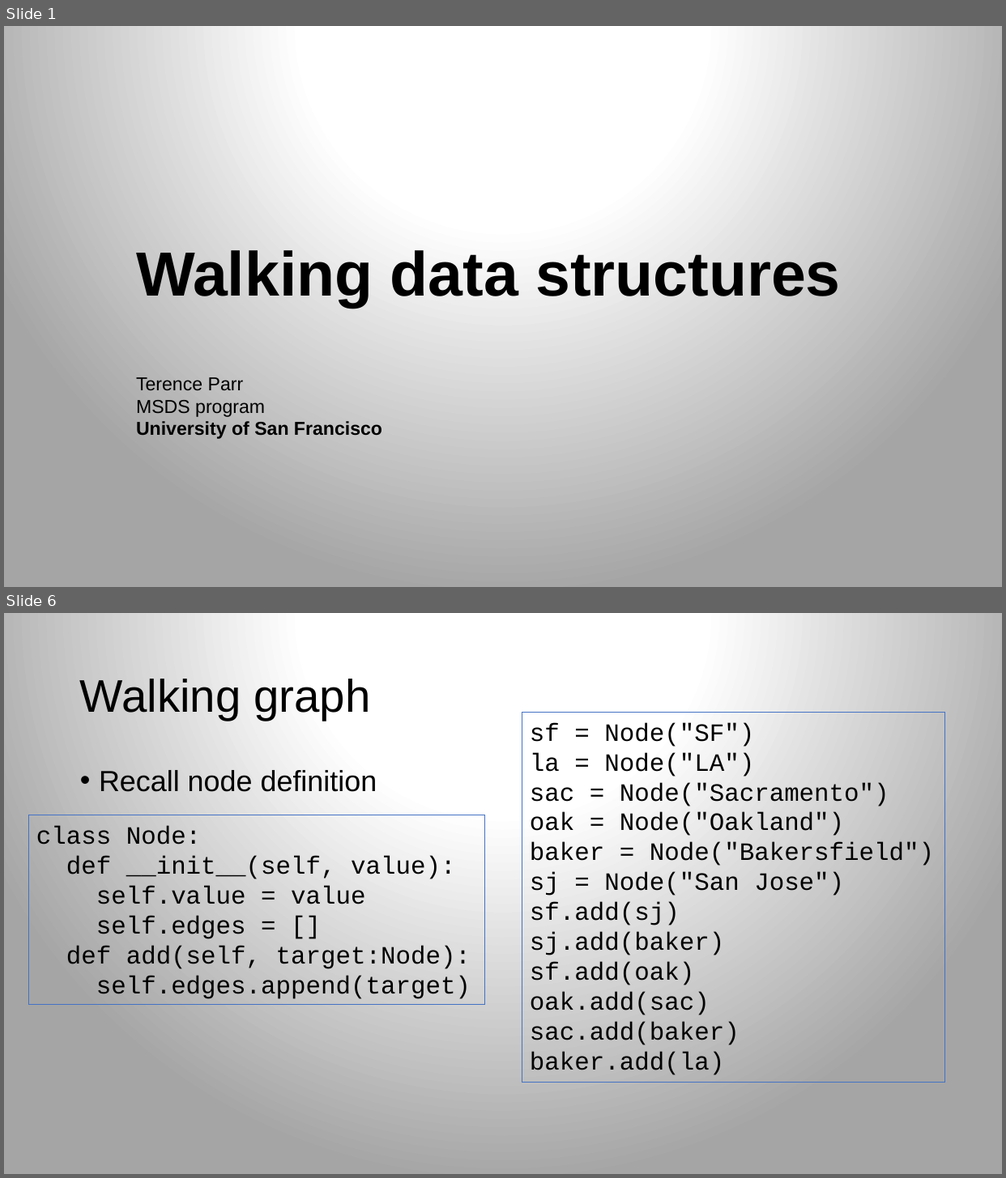
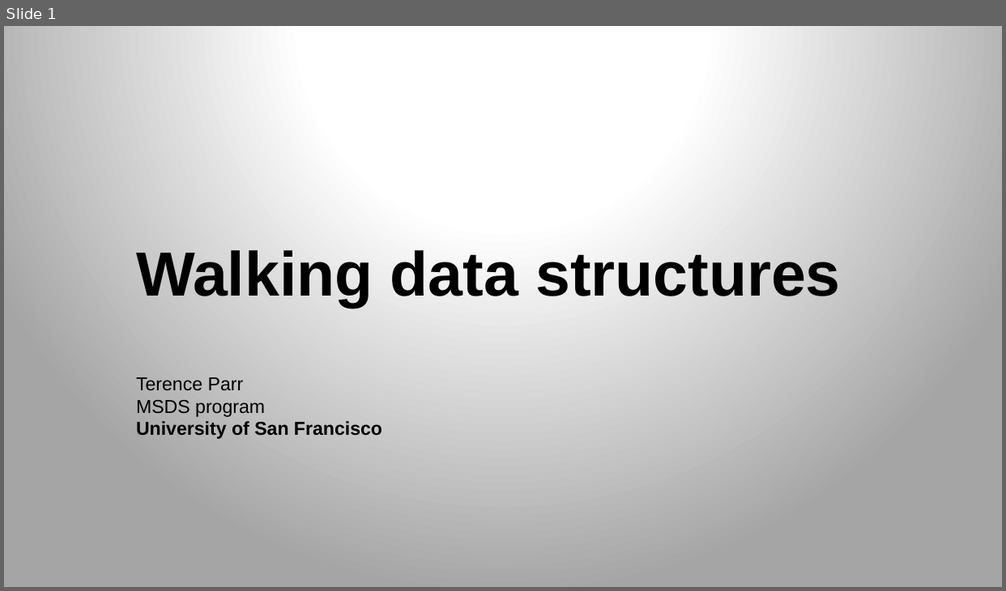
Before and after one commit to parrt/msds689, a slide deck: notes/walking-structures.pptx. Shown one above the other, each under a label of ours: slides 1 and 6 before the commit, slide 1 after it; the slides between them are not shown. The pictures are 1006x1178 and 1006x591 pixels, drawn with LibreOffice and Linux fonts; fonts in the diff are those of the drawing; background and template pictures are left out. Boxes give left, top, right and bottom in pixels: in the first picture for what was removed or moved away, otherwise in the second. Text is boxed around its words. In the diff, an @@ line names an element or a change of style, - is before the commit and + after.

```diff
--- a/notes/walking-structures.pptx
+++ b/notes/walking-structures.pptx
@@ slide 6 removed at bbox=[4, 613, 1002, 1174], background gradient #FFFFFF to #A5A5A5 @@
@@ title removed at bbox=[80, 679, 370, 720] @@
-Walking graph
@@ rectangle removed at bbox=[522, 713, 946, 1083] @@
-sf = Node("SF")
-la = Node("LA")
-sac = Node("Sacramento")
-oak = Node("Oakland")
-baker = Node("Bakersfield")
-sj = Node("San Jose")
-sf.add(sj)
-sj.add(baker)
-sf.add(oak)
-oak.add(sac)
-sac.add(baker)
-baker.add(la)
@@ text removed at bbox=[99, 770, 377, 792] @@
-• Recall node definition
@@ rectangle removed at bbox=[28, 815, 484, 1004] @@
-class Node:
-def __init__(self, value):
-self.value = value
-self.edges = []
-def add(self, target:Node):
-self.edges.append(target)
```
Also in this commit, not shown: 4 slides changed, 8 slides added, 1 other slide removed, 9 other files.
